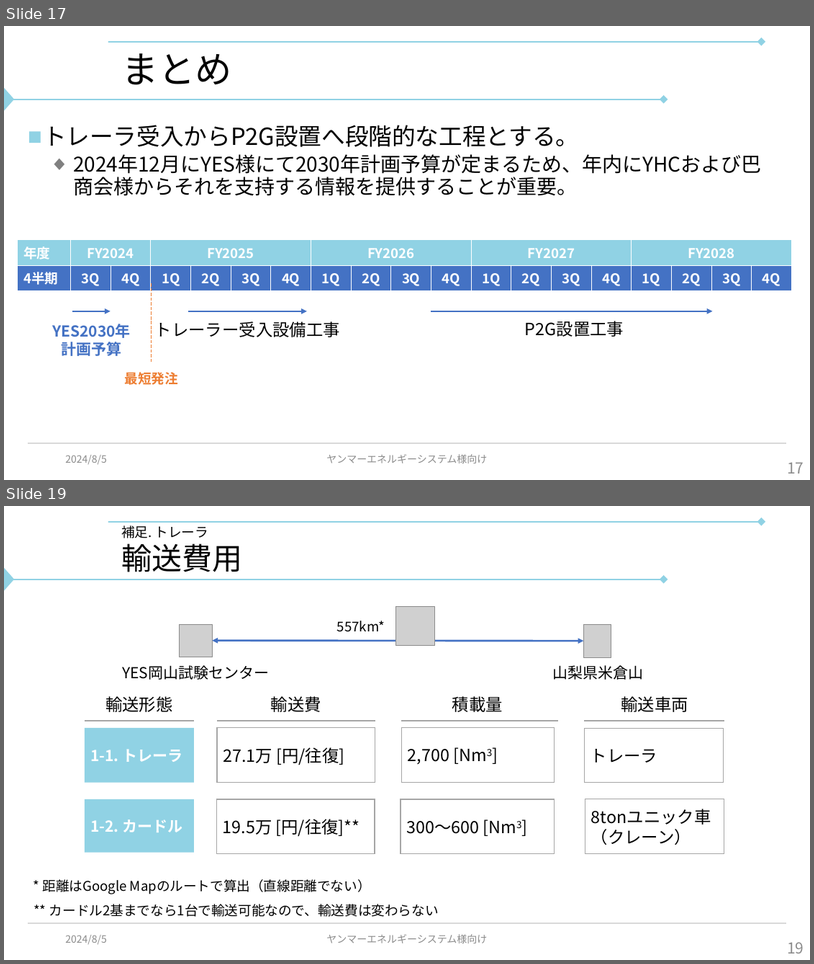
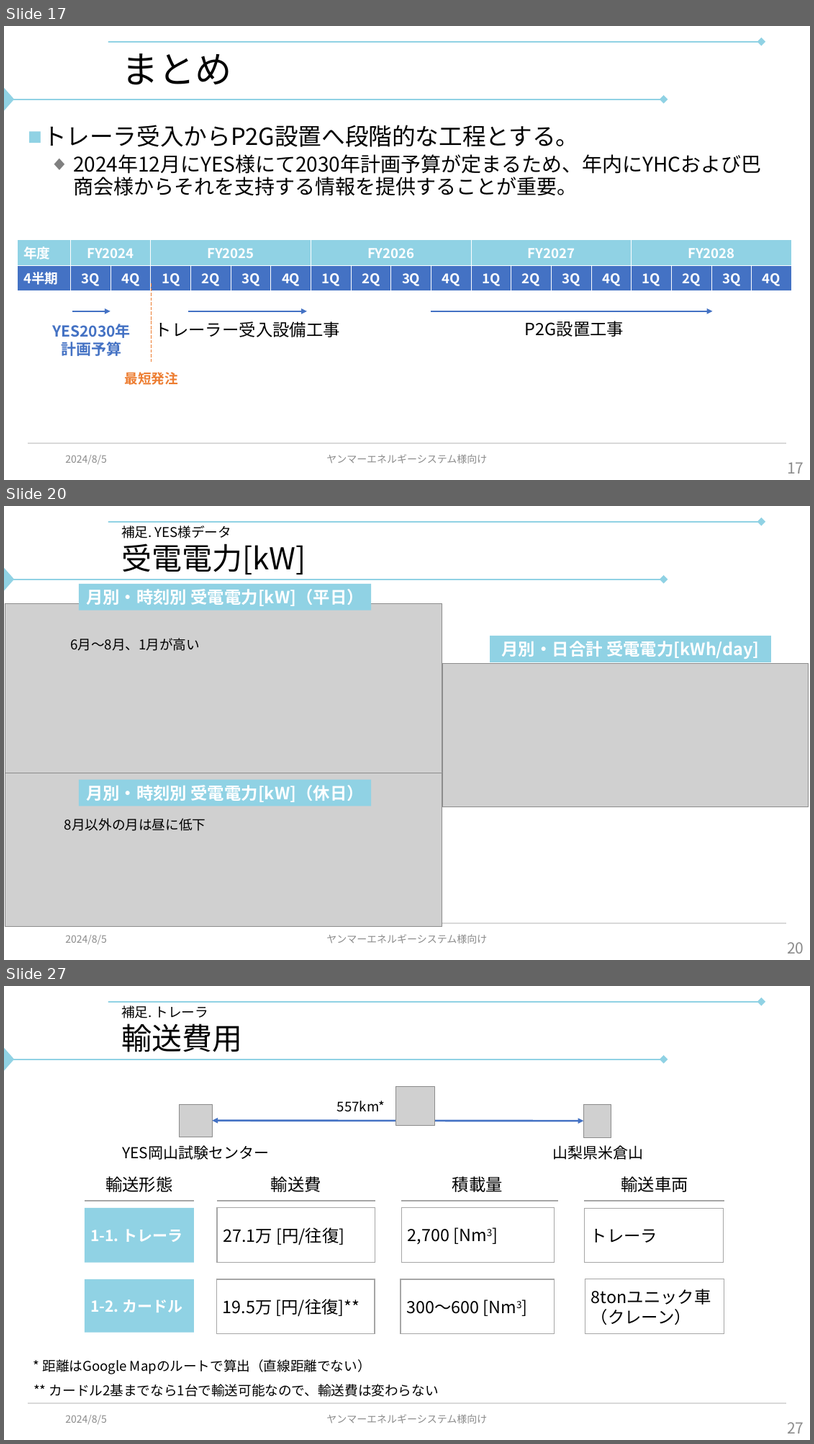
Before and after one commit to watarukumagai-git/opt, a slide deck: yamanashi/y/20240805_ヤンマーエネルギーシステム様_打合せ.pptx. Shown one above the other, each under a label of ours: slides 17 and 19 before the commit, slides 17, 20 and 27 after it; the slides between them are not shown. The pictures are 814x964 and 814x1444 pixels, drawn with LibreOffice and Linux fonts; fonts in the diff are those of the drawing; grey boxes stand for pictures; background and template pictures are left out. Boxes give left, top, right and bottom in pixels: in the first picture for what was removed or moved away, otherwise in the second. Text is boxed around its words. In the diff, an @@ line names an element or a change of style, - is before the commit and + after.

```diff
--- a/yamanashi/y/20240805_ヤンマーエネルギーシステム様_打合せ.pptx
+++ b/yamanashi/y/20240805_ヤンマーエネルギーシステム様_打合せ.pptx
@@ slide 20 added at [4,506,810,960], background #FFFFFF; not listed: 4 template elements that a slide beside it also shows @@
@@ text added at [121,525,232,538], 16 pt, text #000000 @@
+補足. YES様データ
@@ title added at [121,543,306,574], 36 pt, text #000000 @@
+受電電力[kW]
@@ rectangle added at [79,584,372,610], fill #90D2E4, 20 pt, text #FFFFFF, bold @@
+月別・時刻別 受電電力[kW]（平日）
@@ picture added at [5,604,442,779] @@
@@ text added at [70,638,200,651], 16 pt, text #000000 @@
+6月～8月、1月が高い
@@ rectangle added at [491,636,772,662], fill #90D2E4, 20 pt, text #FFFFFF, bold @@
+月別・日合計 受電電力[kWh/day]
@@ picture added at [443,663,809,807] @@
@@ picture added at [5,772,442,926] @@
@@ rectangle added at [79,780,372,806], fill #90D2E4, 20 pt, text #FFFFFF, bold @@
+月別・時刻別 受電電力[kW]（休日）
@@ text added at [64,818,206,831], 16 pt, text #000000 @@
+8月以外の月は昼に低下
@@ text added at [65,934,107,944], 12 pt, text #8C8C8C @@
+2024/8/5
@@ text added at [327,934,487,943], 12 pt, text #8C8C8C @@
+ヤンマーエネルギーシステム様向け
@@ page number added at [787,942,804,953], 18 pt, text #8C8C8C @@
+20
@@ what was slide 19 is now slide 27 @@
@@ page number at [787,1422,804,1433]: text changed @@
-19
+27
```
Also in this commit, not shown: 7 other slides added, 1 other file.
